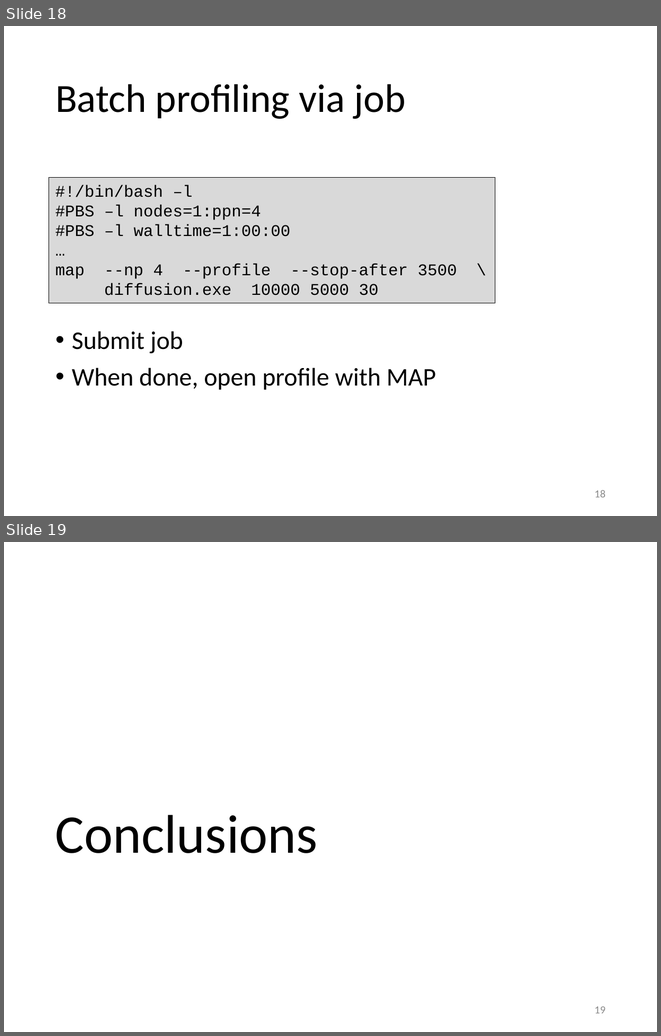
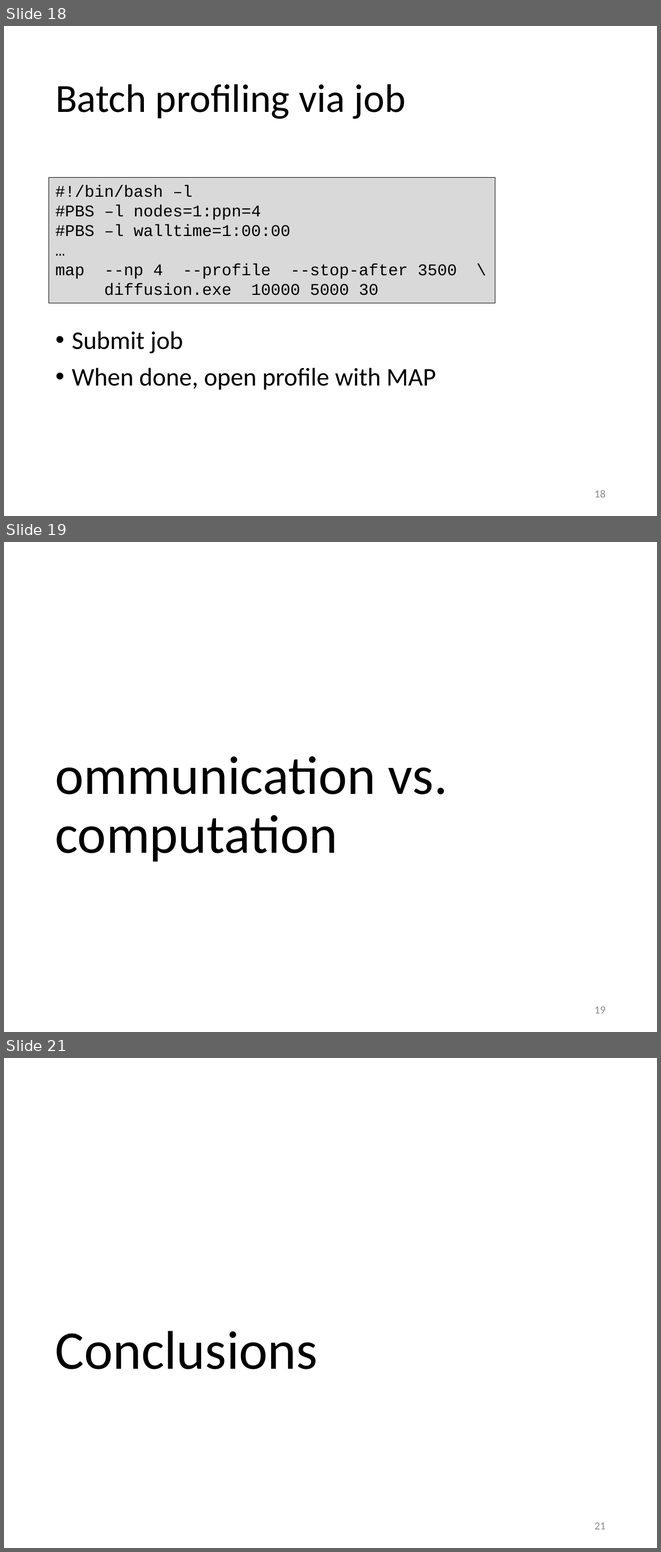
Before and after one commit to gjbex/training-material, a slide deck: Optimization/AllineaMAP/allinea_map.pptx. Shown one above the other, each under a label of ours: slides 18 and 19 before the commit, slides 18, 19 and 21 after it; the slides between them are not shown. The pictures are 661x1036 and 661x1552 pixels, drawn with LibreOffice and Linux fonts; fonts in the diff are those of the drawing. Boxes give left, top, right and bottom in pixels: in the first picture for what was removed or moved away, otherwise in the second. Text is boxed around its words. In the diff, an @@ line names an element or a change of style, - is before the commit and + after.

```diff
--- a/Optimization/AllineaMAP/allinea_map.pptx
+++ b/Optimization/AllineaMAP/allinea_map.pptx
@@ slide 19 added at (4, 542, 657, 1032), background #FFFFFF @@
@@ title added at (55, 756, 448, 862), 60 pt, text #000000 @@
+ommunication vs. computation
@@ page number added at (594, 1006, 606, 1013), 12 pt, text #8C8C8C @@
+19
@@ what was slide 19 is now slide 21 @@
@@ page number at (594, 1522, 606, 1529): text changed @@
-19
+21
```
Also in this commit, not shown: 1 other slide added.
